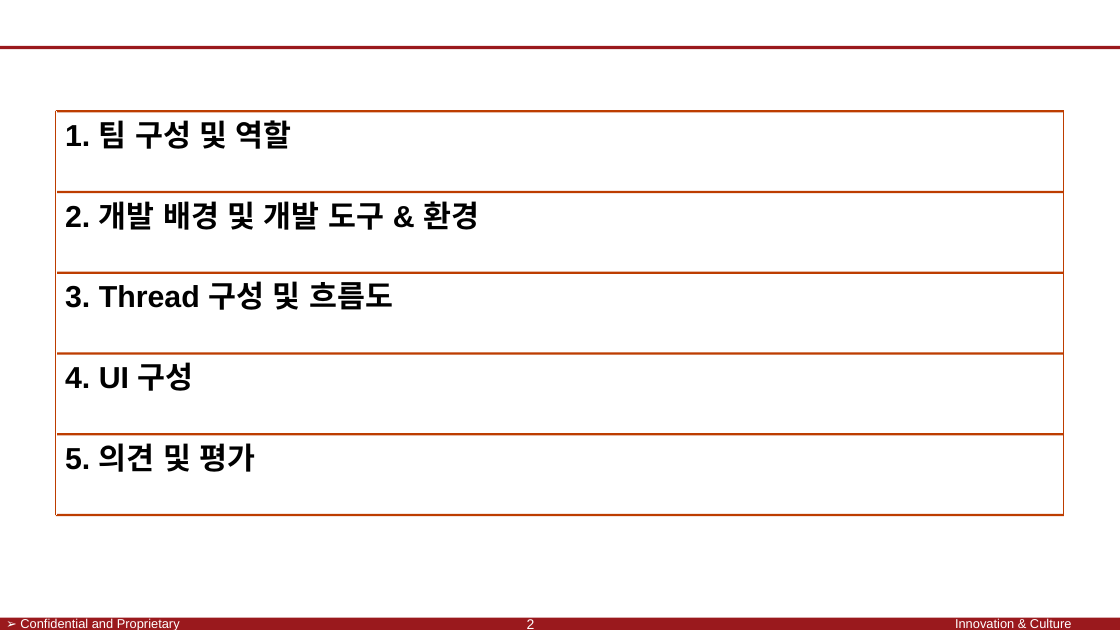
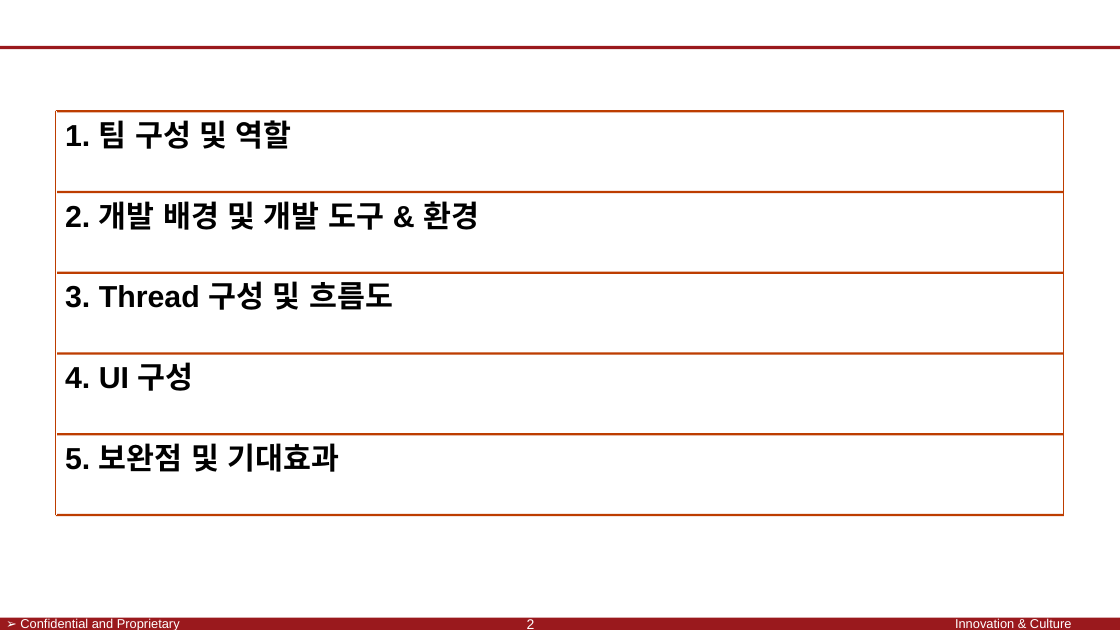
Before and after one commit to SaintSeong/JusungProject, a slide deck: slide 2 of A조 발표/A조 발표.pptx. Drawn at 1120x630 pixels with LibreOffice and Linux fonts; fonts in the diff are those of the drawing; background and template pictures are left out. Boxes give left, top, right and bottom in pixels: in the first picture for what was removed or moved away, otherwise in the second. Text is boxed around its words. In the diff, an @@ line names an element or a change of style, - is before the commit and + after.

```diff
--- a/A조 발표/A조 발표.pptx
+++ b/A조 발표/A조 발표.pptx
@@ text in rectangle at (x1=65, y1=443, x2=339, y2=472): text changed @@
-5. 의견 및 평가
+5. 보완점 및 기대효과
```
Also in this commit, not shown: 3 other slides changed, 1 slide added.
